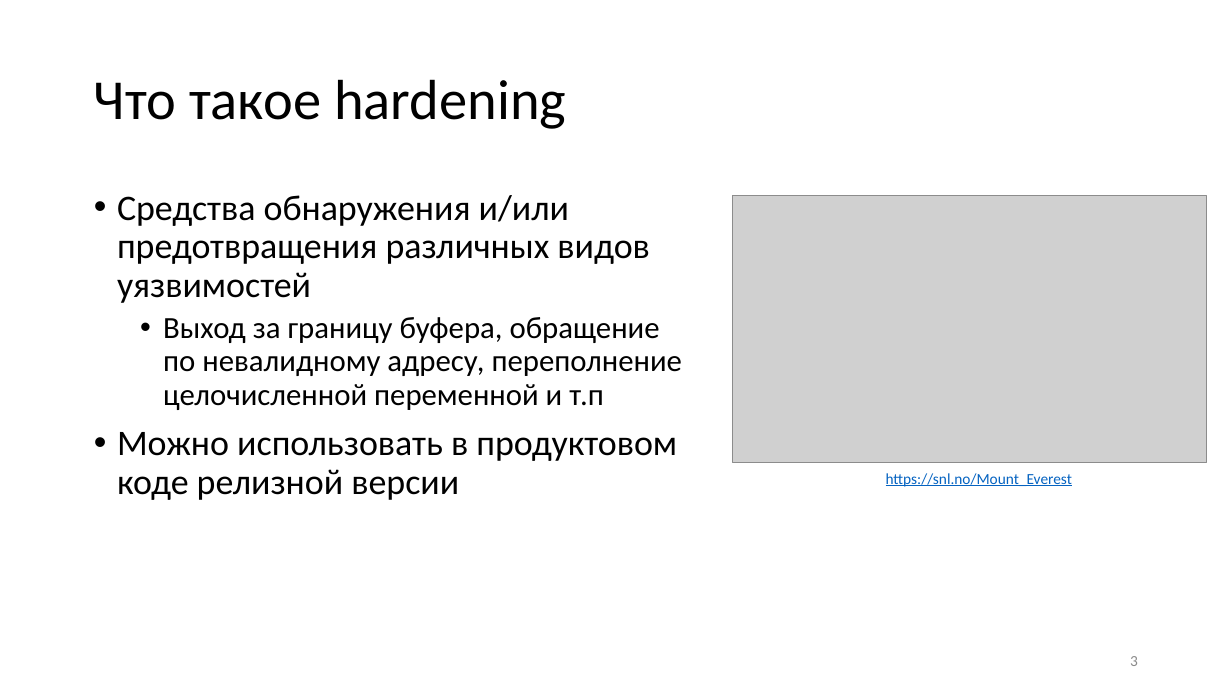
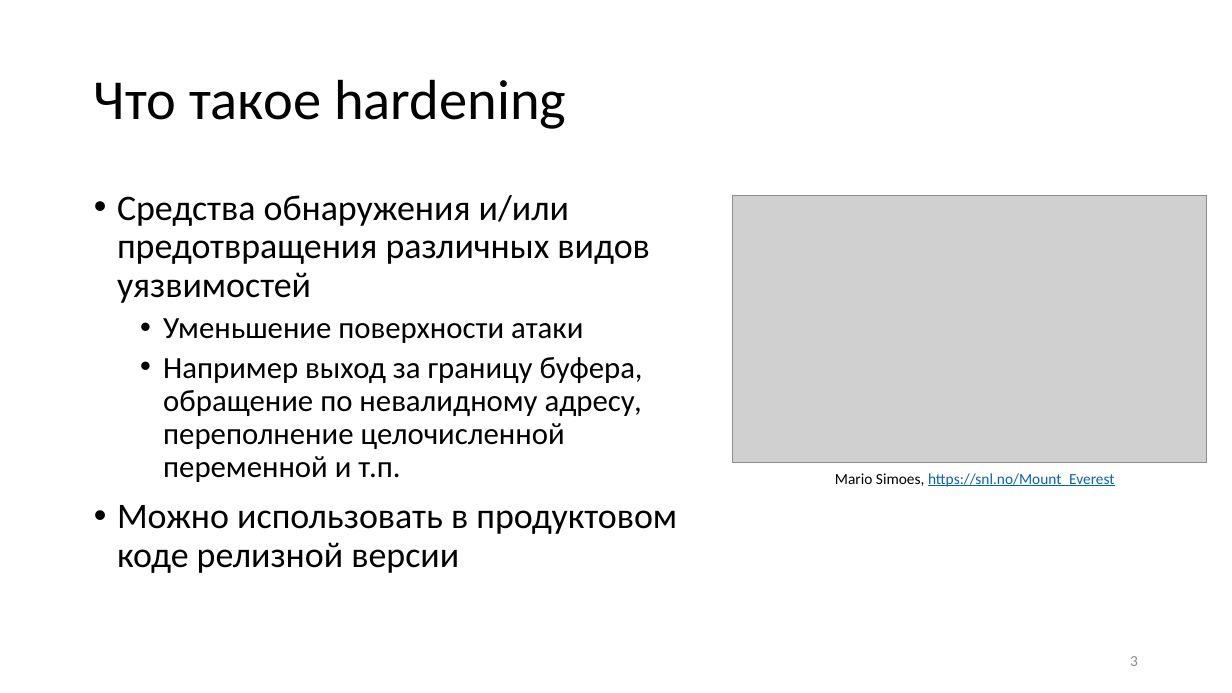
Before and after one commit to yugr/slides, a slide deck: slide 3 of CppZeroCost/2025/RU.pptx. Drawn at 1232x693 pixels with LibreOffice and Linux fonts; fonts in the diff are those of the drawing; grey boxes stand for pictures. Boxes give left, top, right and bottom in pixels: in the first picture for what was removed or moved away, otherwise in the second. Text is boxed around its words. In the diff, an @@ line names an element or a change of style, - is before the commit and + after.

```diff
--- a/CppZeroCost/2025/RU.pptx
+++ b/CppZeroCost/2025/RU.pptx
@@ text at (x1=163, y1=318, x2=643, y2=482): text changed @@
-  • Выход за границу буфера, обращение по невалидному адресу, переполнение целочисленной переменной и т.п
+  • Уменьшение поверхности атаки
+  • Например выход за границу буфера, обращение по невалидному адресу, переполнение целочисленной переменной и т.п.
@@ text at (x1=835, y1=473, x2=1114, y2=487): text changed @@
-https://snl.no/Mount_Everest
+Mario Simoes, https://snl.no/Mount_Everest
```
Also in this commit, not shown: 36 other slides changed, 1 slide added, 4 other files.
